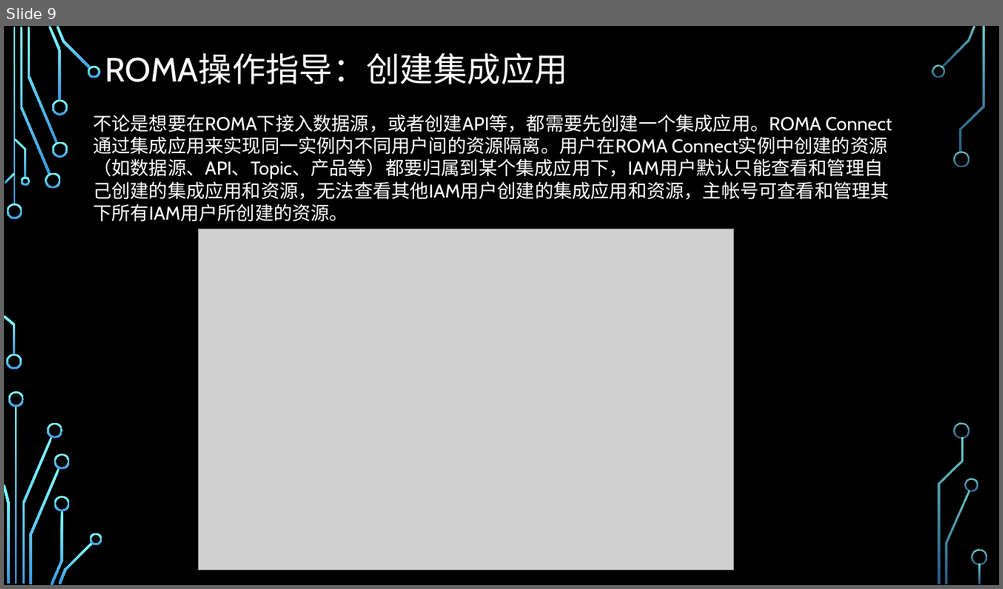
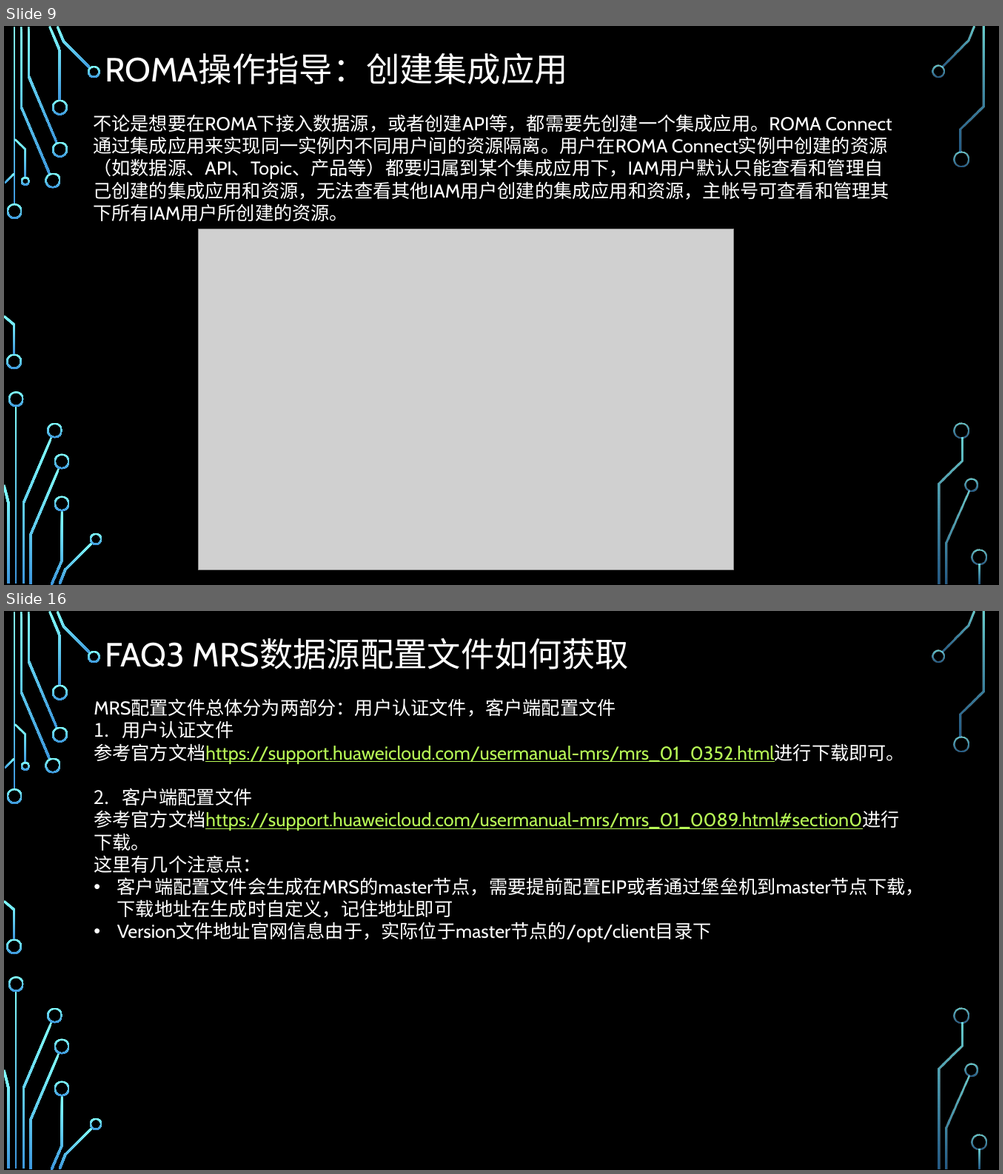
Before and after one commit to zhaoxukl1314/roma, a slide deck: ROMA使用手册.pptx. Shown one above the other, each under a label of ours: slide 9 before the commit, slides 9 and 16 after it; the slides between them are not shown. The pictures are 1003x589 and 1003x1174 pixels, drawn with LibreOffice and Linux fonts; fonts in the diff are those of the drawing; grey boxes stand for pictures; background and template pictures are left out. Boxes give left, top, right and bottom in pixels: in the first picture for what was removed or moved away, otherwise in the second. Text is boxed around its words. In the diff, an @@ line names an element or a change of style, - is before the commit and + after.

```diff
--- a/ROMA使用手册.pptx
+++ b/ROMA使用手册.pptx
@@ slide 16 added at [4, 611, 999, 1170], background picture (left out); not listed: 36 template elements that a slide beside it also shows @@
@@ title added at [105, 638, 629, 669], 32.4 pt, text #FFFFFF @@
+FAQ3 MRS数据源配置文件如何获取
@@ text added at [94, 699, 924, 943], 18 pt, text #FFFFFF @@
+MRS配置文件总体分为两部分：用户认证文件，客户端配置文件
+1. 用户认证文件
+参考官方文档https://support.huaweicloud.com/usermanual-mrs/mrs_01_0352.html进行下载即可。
+2. 客户端配置文件
+参考官方文档https://support.huaweicloud.com/usermanual-mrs/mrs_01_0089.html#section0进行下载。
+这里有几个注意点：
+• 客户端配置文件会生成在MRS的master节点，需要提前配置EIP或者通过堡垒机到master节点下载，下载地址在生成时自定义，记住地址即可
+• Version文件地址官网信息由于，实际位于master节点的/opt/client目录下
```
Also in this commit, not shown: 4 slides changed, 3 other slides added, 1 slide removed.
